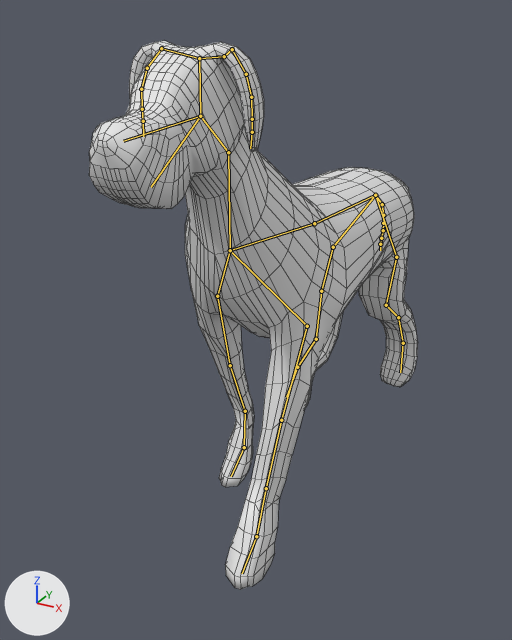
Before and after pictures for a commit that changed the Blender file Assets/Blender Models/TestBlenderRig/New-CyberDogRigV4.blend.
Before and after are seen from a camera (50 mm lens) standing at (2.35, -4.98, 1.82) and looking at (-0.22, -0.31, -0.51). The lights are fixed; the arrows at lower left show +X, +Y and +Z. Both versions are drawn at frame 16 of the action 'ArmatureAction'; the numbers are the values there. The bones that bend it are drawn over the model as lines. Mesh edges are drawn as thin lines.

Names of what the first picture shows: 'Body'.
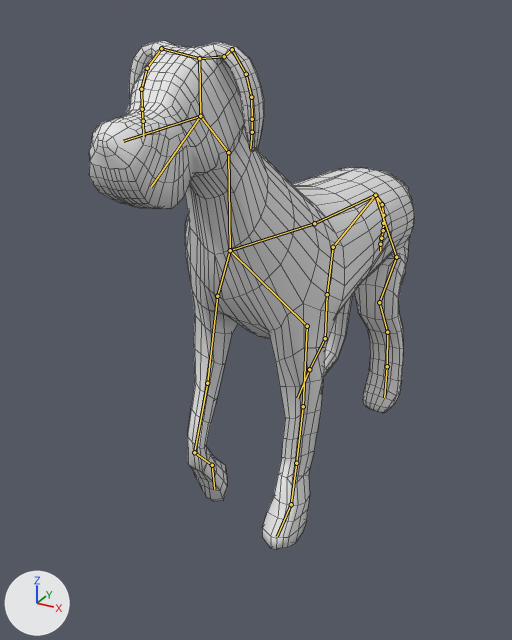
Location of each change, [x1, y1, x2, y2] in pixels of the pictures (512 x 640 px):
'Body', posed (7% shorter): before [89, 41, 418, 589]; after [89, 41, 415, 550]
bone 'backstifle.l', root to tip: before (396, 257) to (386, 305); after (396, 257) to (379, 302)
bone 'backleftelbow.l', root to tip: before (386, 305) to (398, 317); after (379, 302) to (387, 332)
bone 'backleftcarpal.l', root to tip: before (398, 317) to (403, 343); after (387, 332) to (387, 366)
bone 'backleftfoot.l', root to tip: before (403, 343) to (400, 372); after (387, 366) to (384, 397)
bone 'backstifle.r', root to tip: before (333, 247) to (321, 291); after (333, 247) to (327, 294)
bone 'backleftelbow.r', root to tip: before (321, 291) to (316, 339); after (327, 294) to (325, 338)
bone 'backleftcarpal.r', root to tip: before (316, 339) to (297, 367); after (325, 338) to (309, 369)
bone 'backleftfoot.r', root to tip: before (297, 367) to (286, 397); after (309, 369) to (297, 398)
bone 'frontleftshoulder.l', root to tip: before (307, 326) to (281, 420); after (307, 326) to (303, 406)
bone 'frontleftelbow.l', root to tip: before (281, 420) to (266, 488); after (303, 406) to (296, 463)
bone 'frontleftcarpal.l', root to tip: before (266, 488) to (256, 536); after (296, 463) to (291, 504)
bone 'frontLeftfoot.l', root to tip: before (256, 536) to (242, 573); after (291, 504) to (277, 536)
bone 'frontleftshoulder.r', root to tip: before (217, 296) to (230, 365); after (217, 296) to (207, 383)
bone 'frontleftelbow.r', root to tip: before (230, 365) to (245, 411); after (207, 383) to (194, 452)
bone 'frontleftcarpal.r', root to tip: before (245, 411) to (244, 447); after (194, 452) to (212, 465)
bone 'frontLeftfoot.r', root to tip: before (244, 447) to (231, 476); after (212, 465) to (214, 489)

The change in detail:
Bone 'backstifle.l' (bone_backstifle_l) turns from (-32, 2, -10) to (-58, -2, -18) degrees about its own x, y and z.
Bone 'backleftelbow.l' (bone_backleftelbow_l) turns from (52, -5, 13) to (58, -7, 15) degrees about its own x, y and z.
Bone 'backleftcarpal.l' (bone_backleftcarpal_l) turns from (-14, -2, -6) to (-20, -4, -8) degrees about its own x, y and z.
Bone 'backleftfoot.l' (bone_backleftfoot_l) turns from (-8, -4, 0) to (15, -1, 13) degrees about its own x, y and z.
Bone 'backstifle.r' (bone_backstifle_r) turns from (-59, 5, 17) to (-41, 2, 12) degrees about its own x, y and z.
Bone 'backleftelbow.r' (bone_backleftelbow_r) turns from (20, 0, -6) to (11, 0, -3) degrees about its own x, y and z.
Bone 'backleftcarpal.r' (bone_backleftcarpal_r) turns from (-26, 6, 14) to (-19, 4, 13) degrees about its own x, y and z.
Bone 'backleftfoot.r' (bone_backleftfoot_r) turns from (56, 12, -38) to (39, 8, -30) degrees about its own x, y and z.
Bone 'frontleftshoulder.l' (bone_frontleftshoulder_l) turns from (-1, 4, -15) to (-4, 4, 15) degrees about its own x, y and z.
Bone 'frontleftelbow.l' (bone_frontleftelbow_l) turns from (-1, -1, 8) to (1, 1, -6) degrees about its own x, y and z.
Bone 'frontleftcarpal.l' (bone_frontleftcarpal_l) turns from (2, 0, -8) to (3, 0, -14) degrees about its own x, y and z.
Bone 'frontLeftfoot.l' (bone_frontleftfoot_l) turns from (0, -1, 18) to (0, -1, 1) degrees about its own x, y and z.
Bone 'frontleftshoulder.r' (bone_frontleftshoulder_r) turns from (-2, 0, -20) to (1, 0, 9) degrees about its own x, y and z.
Bone 'frontleftelbow.r' (bone_frontleftelbow_r) turns from (0, 0, 0) to (2, -1, 19) degrees about its own x, y and z.
Bone 'frontleftcarpal.r' (bone_frontleftcarpal_r) turns from (2, 0, 22) to (-5, -4, -70) degrees about its own x, y and z.
Bone 'frontLeftfoot.r' (bone_frontleftfoot_r) turns from (0, 0, 0) to (0, -1, -13) degrees about its own x, y and z.
